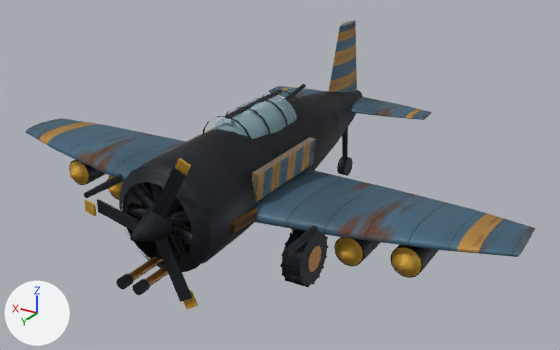
Two versions of the glTF model assets/aircraft/scrapyard_attacker.glb, one commit apart.
The view is the same before and after, from a 50 mm lens placed at (-8.03, 13.17, 7.87), pointed at (-0.37, 0.4, 1.49). Arrows for +X, +Y and +Z are at lower left; the lights stay in place. The first picture is the older version. Where no turn or scale is listed for an object, it has been applied to the vertices. Vertices at exactly the same position are counted once.

The first picture shows 'airframe', 'cockpit_glass', 'gear_L', 'gear_tail', 'propeller_L'.
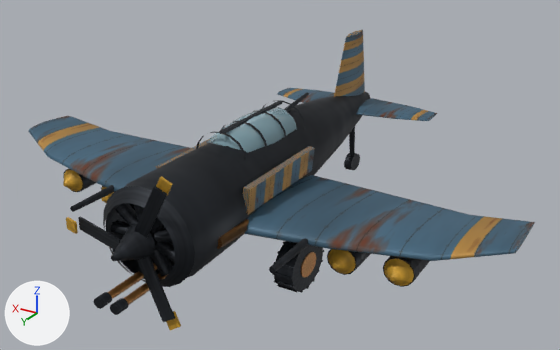
What changed in the scene script:
```text
Change me_airframe:
    where me_airframe.from_pydata(...)  # 1426 vertices, 2472 faces; spans x -5.65..5.65, y -4.05..4.75, z 0.75..3.93
    used by ob_airframe; parent = ob_scrapyard_attacker_root; location = (0.0, 0.0, 0.0)
    me_airframe part 1: all 37 vertices in x -5.65..-4.45, y 0.3..2.05, z 1.55..1.81 are multiplied about their middle by the matrix ((1.0, 0.0, 0.0), (0.167, 1.0, 0.0), (-0.137, 0.0, 1.0)), then moved by (0.0, -0.12, 0.1)
    me_airframe part 2: all 37 vertices in x 4.45..5.65, y 0.3..2.05, z 1.55..1.81 are multiplied about their middle by the matrix ((1.0, 0.0, 0.0), (-0.167, 1.0, 0.0), (0.137, 0.0, 1.0)), then moved by (0.0, -0.12, 0.1)
Change ob_airframe:
    ob_airframe.scale: (1.0, 1.0, 1.0) -> (0.99, 1.12, 0.92)
Change ob_cockpit_glass:
    ob_cockpit_glass.scale: (1.0, 1.0, 1.0) -> (0.99, 1.12, 0.92)
Change ob_propeller_l:
    ob_propeller_l.location: (0.0, 4.05, 1.78) -> (0.0, 4.54, 1.64)
Change ob_gear_l:
    ob_gear_l.location: (-1.68, 1.65, 0.0) -> (-1.663, 1.848, 0.0)
    ob_gear_l.scale: (1.0, 1.0, 1.0) -> (0.99, 1.12, 0.92)
Change ob_gear_tail:
    ob_gear_tail.location: (0.0, -3.45, 0.0) -> (0.0, -3.864, 0.0)
    ob_gear_tail.scale: (1.0, 1.0, 1.0) -> (0.99, 1.12, 0.92)
```

Where the change shows, as pixel boxes (x1, y1, x2, y2) in the pictures (560 x 350 px; the box of a moved part takes in the faces that stretch with it):
'airframe', reshaped, rescaled
    before: (26, 20, 536, 295)
    after: (28, 30, 535, 315)
'propeller_L', moved
    before: (84, 158, 198, 310)
    after: (66, 176, 181, 330)
'cockpit_glass', rescaled
    before: (213, 96, 297, 139)
    after: (208, 107, 297, 152)
'gear_L', moved, rescaled (8% wider, 10% shorter)
    before: (280, 229, 328, 287)
    after: (272, 241, 324, 293)
'gear_tail', moved, rescaled (12% shorter)
    before: (337, 127, 353, 176)
    after: (344, 127, 360, 170)
part 1 of me_airframe, moved or reshaped
    before: (335, 188, 536, 257)
    after: (326, 193, 535, 261)
part 2 of me_airframe, moved or reshaped
    before: (26, 118, 173, 175)
    after: (28, 116, 175, 183)
